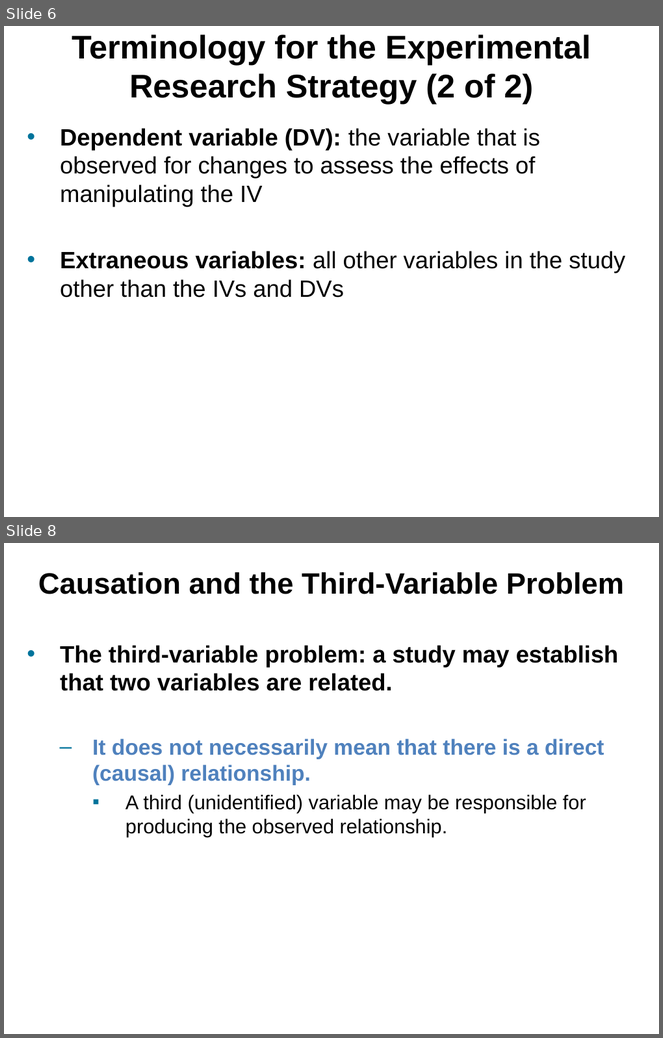
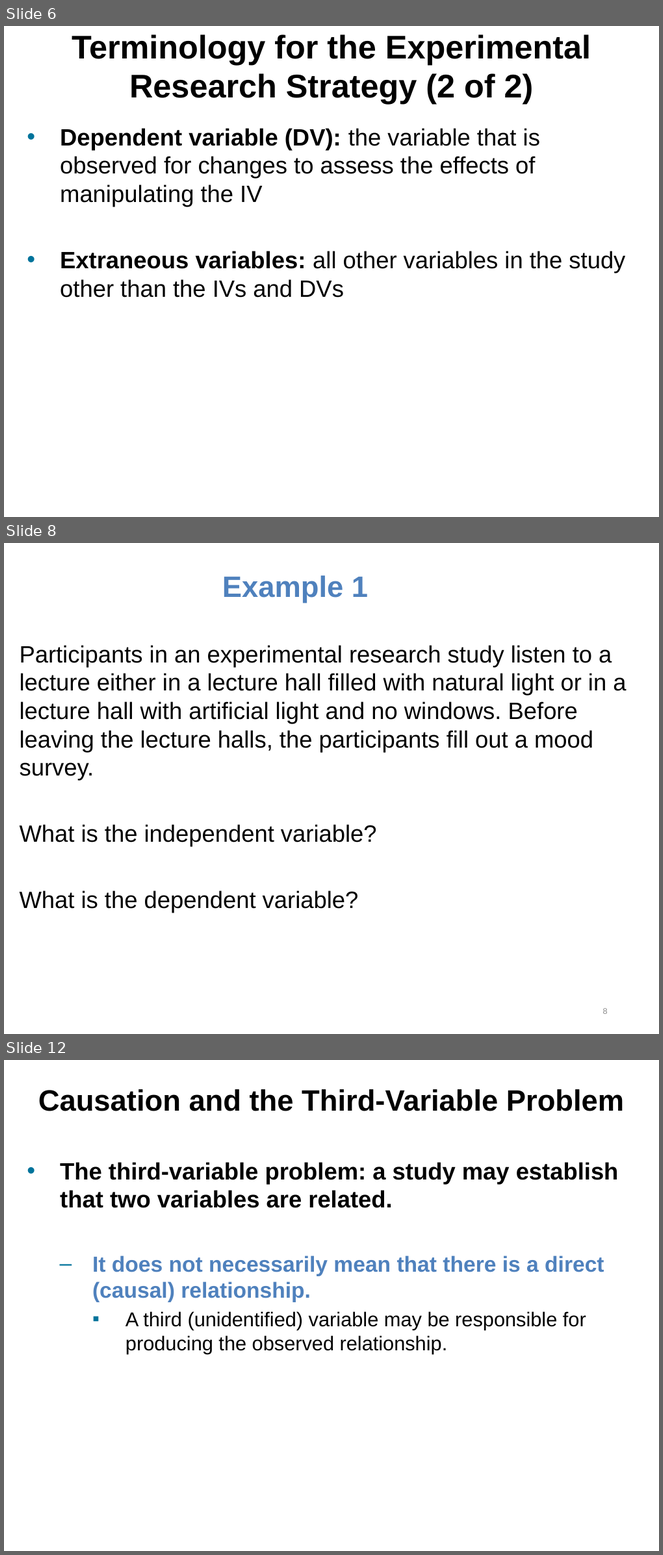
Before and after one commit to npm27/Teaching-Materials, a slide deck: Research Methods/Slides/Chapter 7.pptx. Shown one above the other, each under a label of ours: slides 6 and 8 before the commit, slides 6, 8 and 12 after it; the slides between them are not shown. The pictures are 663x1038 and 663x1555 pixels, drawn with LibreOffice and Linux fonts; fonts in the diff are those of the drawing. Boxes give left, top, right and bottom in pixels: in the first picture for what was removed or moved away, otherwise in the second. Text is boxed around its words. In the diff, an @@ line names an element or a change of style, - is before the commit and + after.

```diff
--- a/Research Methods/Slides/Chapter 7.pptx
+++ b/Research Methods/Slides/Chapter 7.pptx
@@ slide 8 added at (4,543,659,1034), background #FFFFFF @@
@@ title added at (222,575,368,603), 32.4 pt, text #4F81BD, bold @@
+Example 1
@@ text added at (20,645,626,913), 26 pt, text #000000 @@
+Participants in an experimental research study listen to a lecture either in a lecture hall filled with natural light or in a lecture hall with artificial light and no windows. Before leaving the lecture halls, the participants fill out a mood survey.
+What is the independent variable?
+What is the dependent variable?
@@ page number added at (603,1008,608,1014), 9 pt, text #8C8C8C @@
+8
@@ what was slide 8 is now slide 12 @@
```
Also in this commit, not shown: 2 slides changed, 7 other slides added, 3 slides removed.
